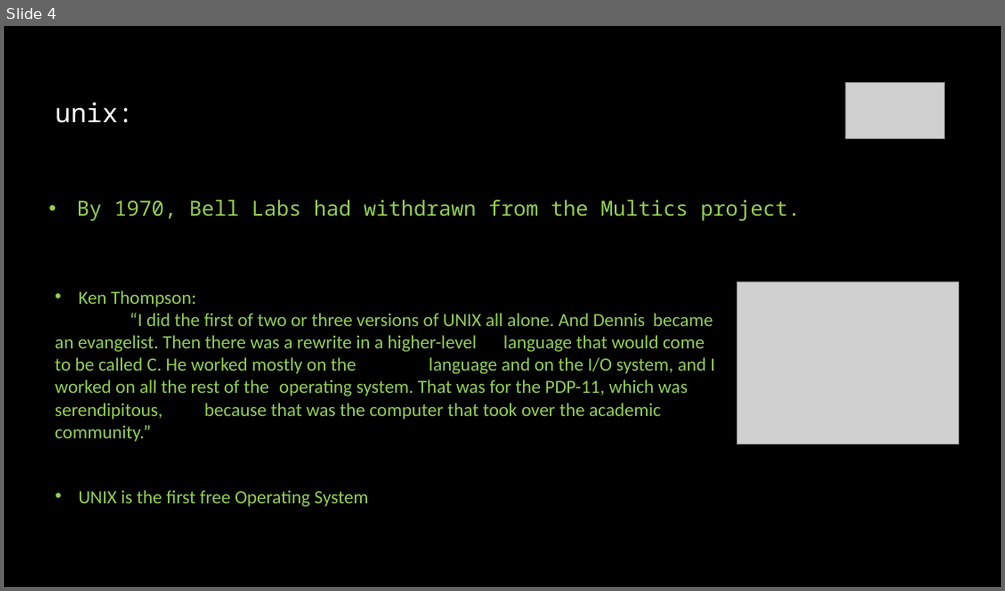
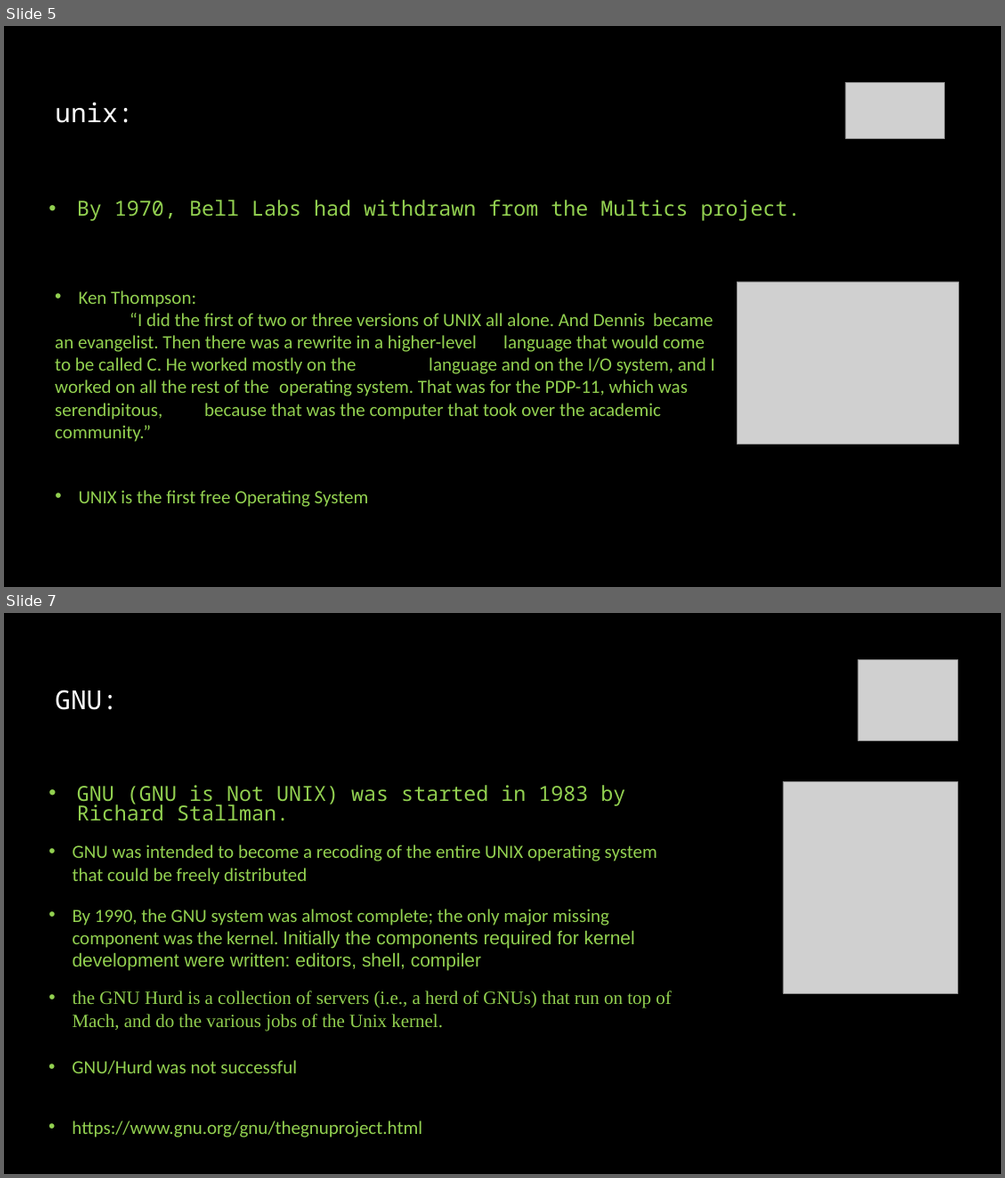
Before and after one commit to linuxfestival/introduction-to-linux-resources, a slide deck: amirkabir_linux_festival.pptx. Shown one above the other, each under a label of ours: slide 4 before the commit, slides 5 and 7 after it; the slides between them are not shown. The pictures are 1005x591 and 1005x1178 pixels, drawn with LibreOffice and Linux fonts; fonts in the diff are those of the drawing; grey boxes stand for pictures. Boxes give left, top, right and bottom in pixels: in the first picture for what was removed or moved away, otherwise in the second. Text is boxed around its words. In the diff, an @@ line names an element or a change of style, - is before the commit and + after.

```diff
--- a/amirkabir_linux_festival.pptx
+++ b/amirkabir_linux_festival.pptx
@@ slide 7 added at bbox=[4, 613, 1001, 1174], background #000000 @@
@@ picture added at bbox=[858, 659, 957, 740] @@
@@ title added at bbox=[55, 690, 118, 710], 25.2 pt, text #FFFFFF @@
+GNU:
@@ text added at bbox=[77, 785, 625, 821], 20 pt, text #92D050 @@
+• GNU (GNU is Not UNIX) was started in 1983 by Richard Stallman.
@@ picture added at bbox=[783, 781, 957, 993] @@
@@ text added at bbox=[73, 844, 657, 884], 18 pt, text #92D050 @@
+• GNU was intended to become a recoding of the entire UNIX operating system that could be freely distributed
@@ text added at bbox=[73, 908, 635, 971], 18 pt, text #92D050 @@
+• By 1990, the GNU system was almost complete; the only major missing component was the kernel. Initially the components required for kernel development were written: editors, shell, compiler
@@ text added at bbox=[73, 990, 671, 1030], 18 pt, text #92D050 @@
+• the GNU Hurd is a collection of servers (i.e., a herd of GNUs) that run on top of Mach, and do the various jobs of the Unix kernel.
@@ text added at bbox=[72, 1060, 297, 1074], 18 pt, text #92D050 @@
+• GNU/Hurd was not successful
@@ text added at bbox=[72, 1120, 422, 1137], 18 pt, text #92D050 @@
+• https://www.gnu.org/gnu/thegnuproject.html
@@ what was slide 4 is now slide 5 @@
```
Also in this commit, not shown: 2 slides changed, 5 other slides added.
